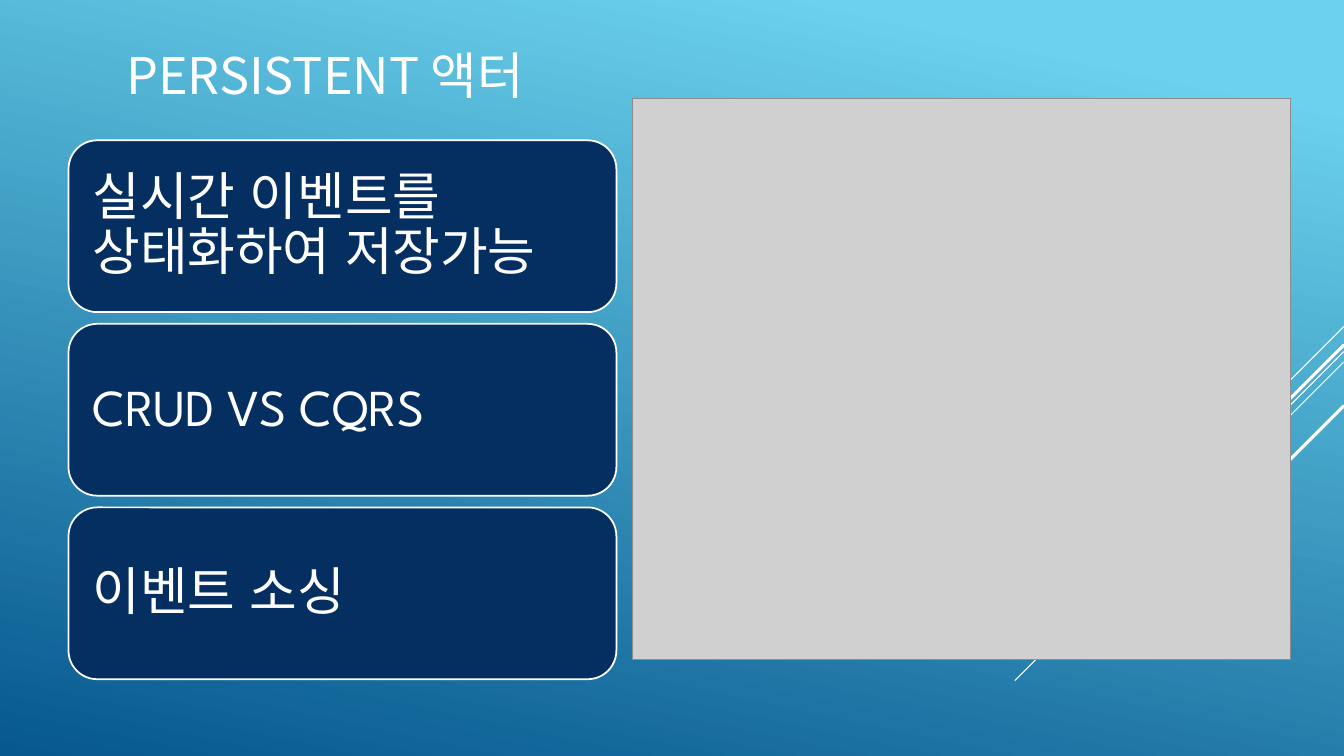
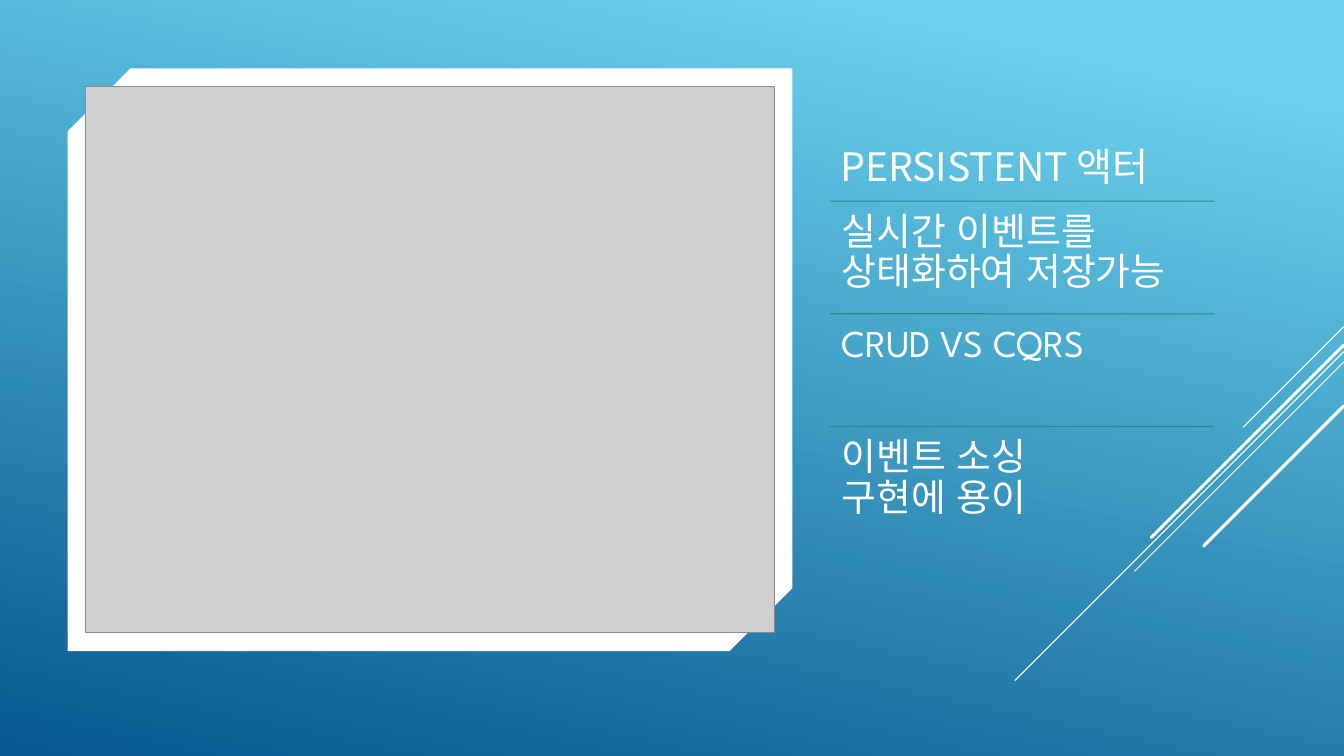
Before and after one commit to psmon/AkkaForNetCore, a slide deck: slide 13 of Doc/AKKA Introduce.pptx. Drawn at 1344x756 pixels with LibreOffice and Linux fonts; fonts in the diff are those of the drawing; grey boxes stand for pictures. Boxes give left, top, right and bottom in pixels: in the first picture for what was removed or moved away, otherwise in the second. Text is boxed around its words. In the diff, an @@ line names an element or a change of style, - is before the commit and + after.

```diff
--- a/Doc/AKKA Introduce.pptx
+++ b/Doc/AKKA Introduce.pptx
@@ snip diag rect added at [68,69,792,651], fill #FFFFFF @@
@@ picture: place and size @@
-picture at [632,99,1290,659]
+picture at [86,87,774,633]
@@ title "PERSISTENT 액터": place and size @@
-title "PERSISTENT 액터" at [126,52,524,98]
+title "PERSISTENT 액터" at [840,148,1149,184]
@@ title "PERSISTENT 액터" at [840,148,1149,184]: size 36 to 28 pt; vertical alignment middle to bottom @@
@@ rounded rectangle removed at [69,140,616,312] @@
@@ text "실시간 이벤트를 상태화하여 저장가능": place and size @@
-text "실시간 이벤트를 상태화하여 저장가능" at [93,172,535,274]
+text "실시간 이벤트를 상태화하여 저장가능" at [842,213,1165,288]
@@ text "실시간 이벤트를 상태화하여 저장가능" at [842,213,1165,288]: size 37 to 27 pt; less space between paragraphs; vertical alignment middle to top @@
@@ line added from (831, 201) to (1214, 201), #14967C 0.75 pt @@
@@ rounded rectangle removed at [69,324,616,495] @@
@@ text "CRUD VS CQRS" at [842,331,1084,361]: size 37 to 27 pt; less space between paragraphs; vertical alignment middle to top @@
@@ text "CRUD VS CQRS": place and size @@
-text "CRUD VS CQRS" at [93,391,425,432]
+text "CRUD VS CQRS" at [842,331,1084,361]
@@ line added from (831, 314) to (1214, 314), #14967C 0.75 pt @@
@@ group removed at [1015,327,1344,681]: 5 lines @@
@@ group added at [1015,327,1344,681]: 5 lines @@
@@ text "이벤트 소싱 구현에 용이" at [842,438,1027,514]: vertical alignment middle to top @@
@@ line added from (831, 426) to (1214, 426), #14967C 0.75 pt @@
@@ text at [842,438,1027,514]: text changed; size 37 to 27 pt @@
-이벤트 소싱
+이벤트 소싱
+구현에 용이
@@ rounded rectangle removed at [69,507,616,679] @@
```
Also in this commit, not shown: 18 other slides changed, 1 slide added, 1 other file.
